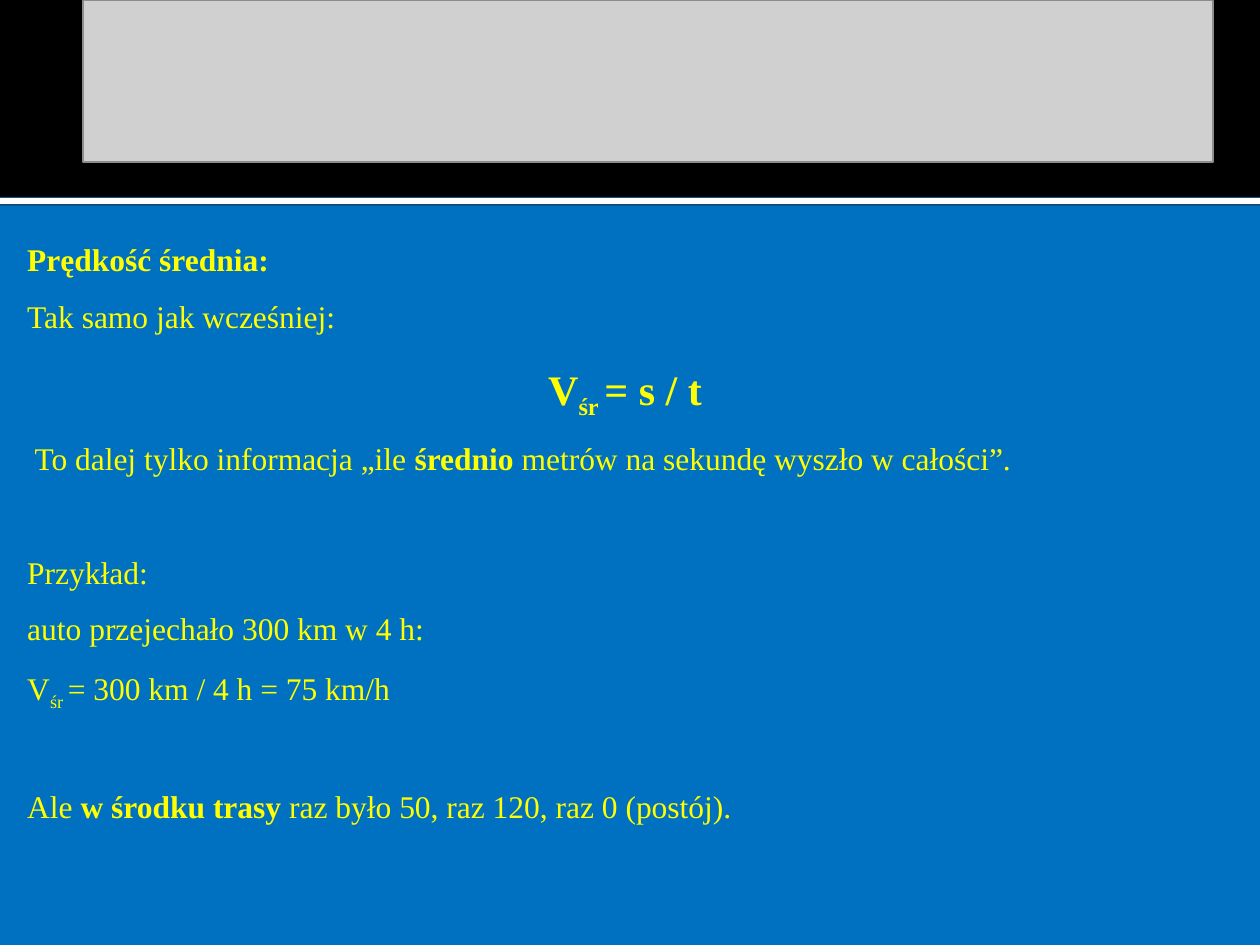
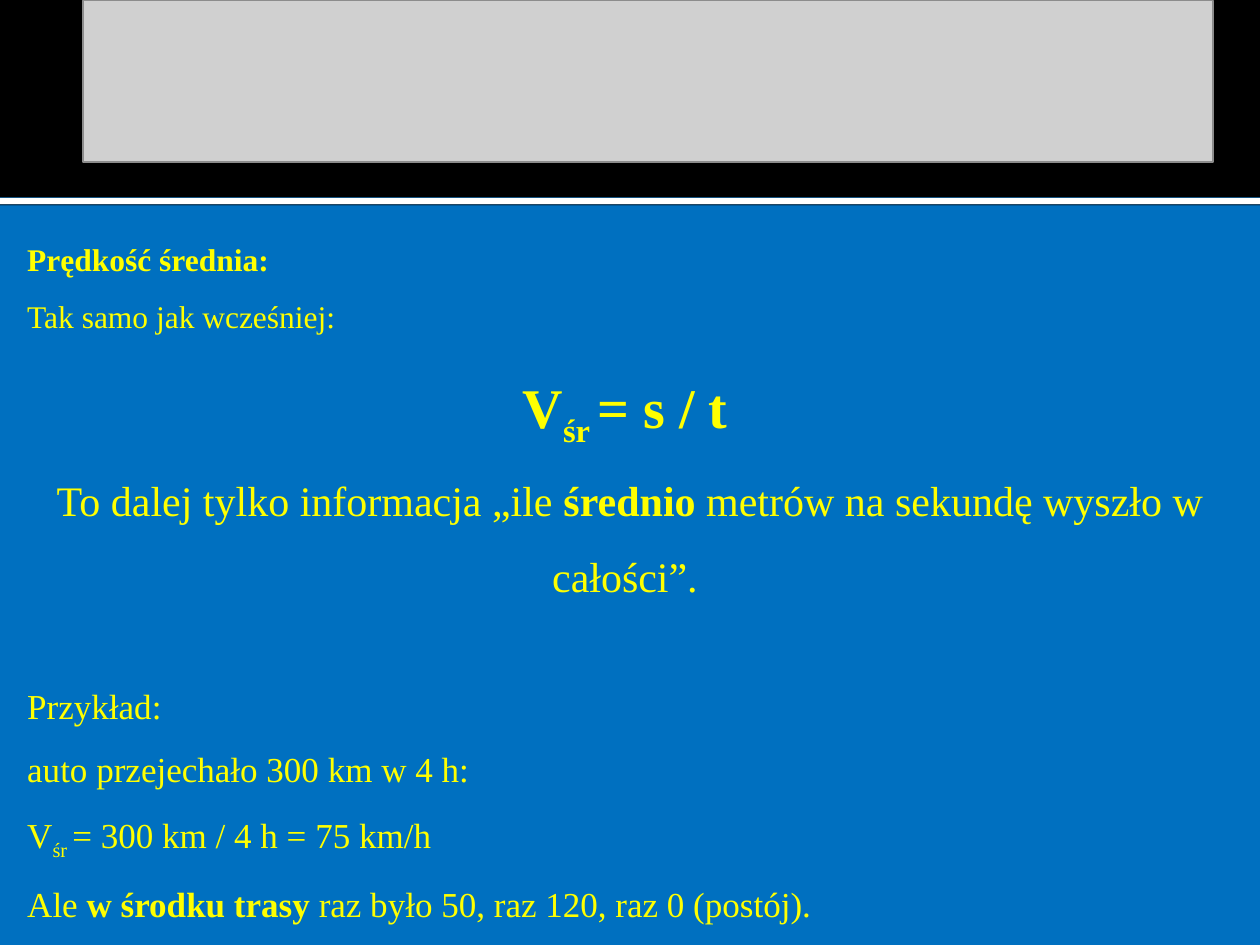
Before and after one commit to MichalMus/Fizyka-w-szkole, a slide deck: slide 7 of 4.Kinematyka/3.ruch prostoliniowy zmienny.ppt. Drawn at 1260x945 pixels with LibreOffice and Linux fonts; fonts in the diff are those of the drawing; grey boxes stand for pictures. Boxes give left, top, right and bottom in pixels: in the first picture for what was removed or moved away, otherwise in the second. Text is boxed around its words. In the diff, an @@ line names an element or a change of style, - is before the commit and + after.

```diff
--- a/4.Kinematyka/3.ruch prostoliniowy zmienny.ppt
+++ b/4.Kinematyka/3.ruch prostoliniowy zmienny.ppt
@@ text at (27,396,1203,924): size 24 to 32 pt in "Vśr = s / t"; size 18 to 24 pt in "To dalej tylko informacja „ile średnio metrów ..."; size 18 to 20 pt in "Przykład:", "auto przejechało 300 km w 4 h: ...", "Ale w środku trasy raz było 50, ..."; alignment justified to centre @@
```
Also in this commit, not shown: 6 other slides changed, 2 slides added, 1 slide removed, 4 other files.
